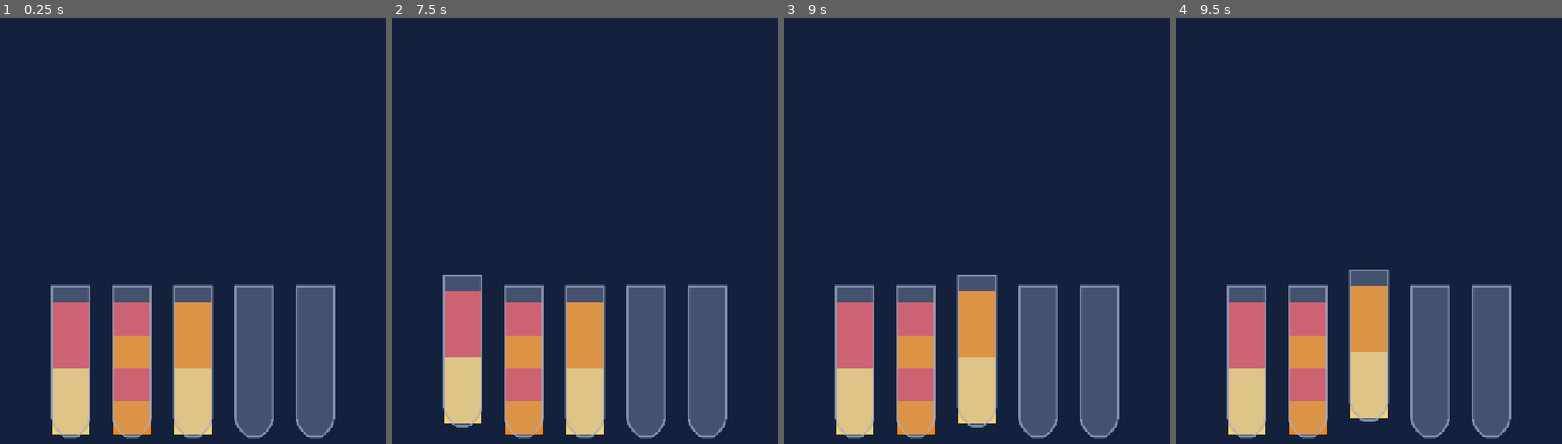
Above: before the commit, frames 1-4 (left to right).
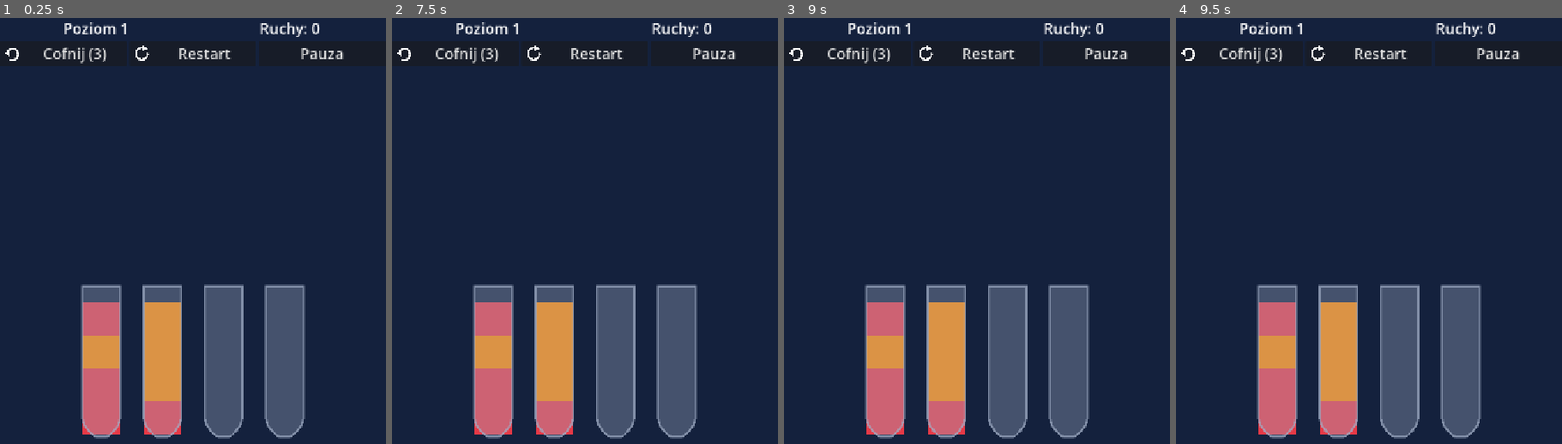
Above: after the commit, the same moments.

Repository: FHubert/first-auto-game
Game: Godot game, scene res://src/levels/level.tscn
The game is run twice, just before and just after one commit, with the same random seed, the same clock (stepped at 60 frames per second) and the same inputs. This scene is started directly instead of the project's main scene.
Inputs (mouse positions are in pixels of both pictures, inside the frame that each line leads up to):
- Up to frame 1 (0.25 s): no input
- Up to frame 2 (7.5 s): click (585, 52) at 0.5 s, where only the run after the commit has a clickable "Restart"; click (712, 52) at 1.25 s, where only the run after the commit has a clickable "Pauza"; click (585, 52) at 2 s, where only the run after the commit has a clickable "Restart"; click (585, 52) at 2.75 s, where only the run after the commit has a clickable "Restart"; click (453, 52) at 3.5 s, where only the run after the commit has a clickable "Cofnij (3)"; click (453, 52) at 4.25 s, where only the run after the commit has a clickable "Cofnij (3)"; click (712, 52) at 5 s, where only the run after the commit has a clickable "Pauza"; click (453, 52) at 5.75 s, where only the run after the commit has a clickable "Cofnij (3)"; click (712, 52) at 6.5 s, where only the run after the commit has a clickable "Pauza"; tap Enter at 7.25 s; move the mouse to (461, 363) at 7.27 s; click (461, 363) at 7.42 s
- Up to frame 3 (9 s): tap Space at 8 s; move the mouse to (915, 363) at 8.02 s; click (915, 363) at 8.17 s; tap Enter at 8.75 s; move the mouse to (977, 363) at 8.77 s; click (977, 363) at 8.92 s
- Up to frame 4 (9.5 s): no input

The runs differ from the first frame. In frame 1, 24% of the frame differs, in the area x 1-90%, y 1-99%; in frame 2, 25%; in frame 3, 25%; in frame 4, 25%.

Commit message:
feat(T-020): HUD, LevelComplete, przepływ poziomów i zapis po wygranej
Co-Authored-By: Claude Fable 5.1 <noreply@anthropic.com>
Claude-Session: https://claude.ai/code/session_01WTHQ8svE91PgoHBu6zvsQW

Diff:
--- a/game/src/levels/level.gd
+++ b/game/src/levels/level.gd
@@ -1,21 +1,84 @@
 class_name Level
 extends Control
-## Scena poziomu: generuje poziom, uruchamia GameRound i podaje go do BoardView.
+## Scena poziomu: generuje poziom, uruchamia GameRound, HUD, wygrana i zapis.
+
+signal level_won(level_no: int, coins: int)
+signal next_requested(level_no: int)
+signal pause_requested
+
+const MODE_CAMPAIGN: String = "campaign"
 
 @export var level: int = 2
 
 var round: GameRound
+var state: GameState
+var clock: Callable = func() -> int: return int(Time.get_unix_time_from_system())
+var mode: String = MODE_CAMPAIGN
+var level_no: int = 1
 
 @onready var board: BoardView = $Board
+@onready var hud: Hud = $Hud
+@onready var level_complete: LevelComplete = $LevelComplete
 
 
 func _ready() -> void:
+	if state == null:
+		state = SaveSystem.load()
+	board.round_won.connect(_on_round_won)
+	board.pour_finished.connect(func(_from: int, _to: int) -> void: hud.refresh())
+	hud.undo_pressed.connect(undo)
+	hud.restart_pressed.connect(restart)
+	hud.pause_pressed.connect(pause)
+	level_complete.next_pressed.connect(on_next_pressed)
 	if round == null:
-		load_level(level)
+		load_level(state.level, state.theme_active)
 
 
-func load_level(level_no: int, theme_id: String = "classic") -> void:
+func load_level(level_in: int, theme_id: String = "classic") -> void:
+	level_no = level_in
 	var seed_value: int = int(GameConfig.get_value("campaign_seed", 1))
 	round = GameRound.new()
 	round.start(ContentGenerator.new().generate(seed_value, level_no))
 	board.setup(round, theme_id)
+	hud.bind(round, level_no)
+
+
+func on_next_pressed() -> void:
+	level_complete.visible = false
+	load_level(state.level, state.theme_active)
+	next_requested.emit(state.level)
+
+
+func undo() -> void:
+	if round.undo():
+		board.refresh()
+	hud.refresh()
+
+
+func restart() -> void:
+	round.restart()
+	state.level_restarts += 1
+	board.refresh()
+	hud.refresh()
+	Analytics.track_progression("Fail", mode, _level_id())
+
+
+func pause() -> void:
+	pause_requested.emit()
+
+
+func _on_round_won() -> void:
+	var result: Dictionary = round.result()
+	var coins: int = Economy.apply_win(state, result)
+	state.level += 1
+	state.levels_completed += 1
+	DailyRewards.register_play(state, DailyRewards.utc_day_from_unix(int(clock.call())))
+	SaveSystem.save(state)
+	Analytics.track_progression("Complete", mode, _level_id(), int(result.get("moves", 0)))
+	hud.refresh()
+	level_complete.show_result(coins, bool(result.get("perfect", false)), level_no)
+	level_won.emit(level_no, coins)
+
+
+func _level_id() -> String:
+	return "level_%04d" % level_no
--- a/game/src/levels/level.tscn
+++ b/game/src/levels/level.tscn
@@ -1,7 +1,9 @@
-[gd_scene load_steps=3 format=3]
+[gd_scene load_steps=5 format=3]
 
 [ext_resource type="Script" path="res://src/levels/level.gd" id="1_level"]
 [ext_resource type="Script" path="res://src/ui/board_view.gd" id="2_board"]
+[ext_resource type="Script" path="res://src/ui/hud.gd" id="3_hud"]
+[ext_resource type="PackedScene" path="res://src/ui/level_complete.tscn" id="4_lc"]
 
 [node name="Level" type="Control"]
 layout_mode = 3
@@ -20,3 +22,14 @@
 grow_horizontal = 2
 grow_vertical = 2
 script = ExtResource("2_board")
+
+[node name="Hud" type="Control" parent="."]
+layout_mode = 1
+anchors_preset = 10
+anchor_right = 1.0
+offset_bottom = 150.0
+grow_horizontal = 2
+script = ExtResource("3_hud")
+
+[node name="LevelComplete" parent="." instance=ExtResource("4_lc")]
+layout_mode = 1
--- /dev/null
+++ b/game/src/ui/hud.gd
@@ -0,0 +1,91 @@
+class_name Hud
+extends Control
+## Pasek gorny poziomu: numer poziomu, ruchy, cofnij (z licznikiem), restart, pauza.
+
+signal undo_pressed
+signal restart_pressed
+signal pause_pressed
+
+# Teksty literalami do czasu lokalizacji (T-023: podmiana na tr()).
+const TEXT_LEVEL: String = "Poziom %d"
+const TEXT_MOVES: String = "Ruchy: %d"
+const TEXT_UNDO: String = "Cofnij (%d)"
+const TEXT_RESTART: String = "Restart"
+const TEXT_PAUSE: String = "Pauza"
+const ICON_UNDO: String = "res://assets/sprites/ui/icon_undo.svg"
+const ICON_RESTART: String = "res://assets/sprites/ui/icon_restart.svg"
+const BAR_HEIGHT: float = 150.0
+const FONT_SIZE: int = 28
+
+var level_label: Label
+var moves_label: Label
+var undo_button: Button
+var restart_button: Button
+var pause_button: Button
+
+var _round: GameRound
+var _level_no: int = 1
+
+
+func _ready() -> void:
+	mouse_filter = Control.MOUSE_FILTER_IGNORE
+	set_anchors_preset(Control.PRESET_TOP_WIDE)
+	offset_bottom = BAR_HEIGHT
+	var rows := VBoxContainer.new()
+	rows.set_anchors_preset(Control.PRESET_FULL_RECT)
+	rows.mouse_filter = Control.MOUSE_FILTER_IGNORE
+	add_child(rows)
+	var info := HBoxContainer.new()
+	info.mouse_filter = Control.MOUSE_FILTER_IGNORE
+	rows.add_child(info)
+	level_label = _make_label(info)
+	moves_label = _make_label(info)
+	var buttons := HBoxContainer.new()
+	buttons.mouse_filter = Control.MOUSE_FILTER_IGNORE
+	rows.add_child(buttons)
+	undo_button = _make_button(buttons, "", undo_pressed)
+	undo_button.icon = load(ICON_UNDO)
+	restart_button = _make_button(buttons, TEXT_RESTART, restart_pressed)
+	restart_button.icon = load(ICON_RESTART)
+	pause_button = _make_button(buttons, TEXT_PAUSE, pause_pressed)
+	refresh()
+
+
+func bind(round_in: GameRound, level_no: int) -> void:
+	_round = round_in
+	_level_no = level_no
+	refresh()
+
+
+func refresh() -> void:
+	if level_label == null:
+		return
+	level_label.text = TEXT_LEVEL % _level_no
+	var moves: int = 0
+	var charges: int = 0
+	if _round != null:
+		moves = _round.moves()
+		charges = _round.undo_charges()
+	moves_label.text = TEXT_MOVES % moves
+	undo_button.text = TEXT_UNDO % charges
+	undo_button.disabled = charges <= 0
+
+
+func _make_label(parent: Control) -> Label:
+	var l := Label.new()
+	l.size_flags_horizontal = Control.SIZE_EXPAND_FILL
+	l.horizontal_alignment = HORIZONTAL_ALIGNMENT_CENTER
+	l.add_theme_font_size_override("font_size", FONT_SIZE)
+	parent.add_child(l)
+	return l
+
+
+func _make_button(parent: Control, text_in: String, sig: Signal) -> Button:
+	var b := Button.new()
+	b.text = text_in
+	b.size_flags_horizontal = Control.SIZE_EXPAND_FILL
+	b.expand_icon = true
+	b.add_theme_font_size_override("font_size", FONT_SIZE)
+	b.pressed.connect(func() -> void: sig.emit())
+	parent.add_child(b)
+	return b
--- /dev/null
+++ b/game/src/ui/level_complete.gd
@@ -0,0 +1,33 @@
+class_name LevelComplete
+extends Control
+## Overlay po wygranej: monety, "Idealnie!" i przycisk "Dalej".
+
+signal next_pressed
+
+# Teksty literalami do czasu lokalizacji (T-023: podmiana na tr()).
+const TEXT_TITLE: String = "Poziom %d ukonczony!"
+const TEXT_COINS: String = "+%d monet"
+const TEXT_PERFECT: String = "Idealnie!"
+const TEXT_NEXT: String = "Dalej"
+const SAMPLE_COINS: int = 15
+const SAMPLE_LEVEL: int = 2
+
+@onready var title_label: Label = $Panel/Box/TitleLabel
+@onready var coins_label: Label = $Panel/Box/CoinsLabel
+@onready var perfect_label: Label = $Panel/Box/PerfectLabel
+@onready var next_button: Button = $Panel/Box/NextButton
+
+
+func _ready() -> void:
+	next_button.text = TEXT_NEXT
+	next_button.pressed.connect(func() -> void: next_pressed.emit())
+	if get_parent() == get_tree().root:
+		show_result(SAMPLE_COINS, true, SAMPLE_LEVEL)
+
+
+func show_result(coins: int, perfect: bool, level_no: int) -> void:
+	title_label.text = TEXT_TITLE % level_no
+	coins_label.text = TEXT_COINS % coins
+	perfect_label.text = TEXT_PERFECT
+	perfect_label.visible = perfect
+	visible = true
--- /dev/null
+++ b/game/src/ui/level_complete.tscn
@@ -0,0 +1,60 @@
+[gd_scene load_steps=2 format=3]
+
+[ext_resource type="Script" path="res://src/ui/level_complete.gd" id="1_lc"]
+
+[node name="LevelComplete" type="Control"]
+visible = false
+layout_mode = 3
+anchors_preset = 15
+anchor_right = 1.0
+anchor_bottom = 1.0
+grow_horizontal = 2
+grow_vertical = 2
+script = ExtResource("1_lc")
+
+[node name="Dim" type="ColorRect" parent="."]
+layout_mode = 1
+anchors_preset = 15
+anchor_right = 1.0
+anchor_bottom = 1.0
+grow_horizontal = 2
+grow_vertical = 2
+color = Color(0, 0, 0, 0.6)
+
+[node name="Panel" type="PanelContainer" parent="."]
+layout_mode = 1
+anchors_preset = 8
+anchor_left = 0.5
+anchor_top = 0.5
+anchor_right = 0.5
+anchor_bottom = 0.5
+offset_left = -280.0
+offset_top = -200.0
+offset_right = 280.0
+offset_bottom = 200.0
+grow_horizontal = 2
+grow_vertical = 2
+
+[node name="Box" type="VBoxContainer" parent="Panel"]
+layout_mode = 2
+theme_override_constants/separation = 24
+
+[node name="TitleLabel" type="Label" parent="Panel/Box"]
+layout_mode = 2
+theme_override_font_sizes/font_size = 36
+horizontal_alignment = 1
+
+[node name="CoinsLabel" type="Label" parent="Panel/Box"]
+layout_mode = 2
+theme_override_font_sizes/font_size = 32
+horizontal_alignment = 1
+
+[node name="PerfectLabel" type="Label" parent="Panel/Box"]
+layout_mode = 2
+theme_override_font_sizes/font_size = 32
+horizontal_alignment = 1
+
+[node name="NextButton" type="Button" parent="Panel/Box"]
+custom_minimum_size = Vector2(0, 90)
+layout_mode = 2
+theme_override_font_sizes/font_size = 32
--- /dev/null
+++ b/game/test/unit/test_level_flow.gd
@@ -0,0 +1,103 @@
+extends GdUnitTestSuite
+
+const SAVE_PATH: String = "user://test_level_flow.json"
+const FAKE_UNIX: int = 20750 * 86400 + 100
+
+var _level: Level
+var _old_path: String
+var _coins_before: int
+
+
+func before_test() -> void:
+	GameConfig.reset()
+	_old_path = SaveSystem.save_path
+	SaveSystem.save_path = SAVE_PATH
+	_cleanup()
+	_level = load("res://src/levels/level.tscn").instantiate()
+	_level.state = GameState.new()
+	_level.clock = func() -> int: return FAKE_UNIX
+	_coins_before = _level.state.coins
+	add_child(_level)
+
+
+func after_test() -> void:
+	if is_instance_valid(_level):
+		_level.free()
+	_cleanup()
+	SaveSystem.save_path = _old_path
+	GameConfig.reset()
+
+
+func _cleanup() -> void:
+	for p in [SAVE_PATH, SAVE_PATH + ".tmp"]:
+		if FileAccess.file_exists(p):
+			DirAccess.remove_absolute(ProjectSettings.globalize_path(p))
+
+
+func _solution() -> Array:
+	var seed_value: int = int(GameConfig.get_value("campaign_seed", 1))
+	return ContentGenerator.new().generate(seed_value, 1)["payload"]["solution"]
+
+
+func _win() -> void:
+	var sol: Array = _solution()
+	for i in sol.size() - 1:
+		_level.round.try_move(sol[i].x, sol[i].y)
+	var last: Vector2i = sol[sol.size() - 1]
+	_level.board.tap(last.x)
+	_level.board.tap(last.y)
+
+
+func test_hud_shows_level_and_moves() -> void:
+	assert_str(_level.hud.level_label.text).contains("1")
+	var m: Vector2i = _level.round.board().legal_moves()[0]
+	_level.board.tap(m.x)
+	_level.board.tap(m.y)
+	assert_str(_level.hud.moves_label.text).contains("1")
+
+
+func test_win_advances_level_and_pays_coins() -> void:
+	_win()
+	var st: GameState = _level.state
+	var reward: int = int(GameConfig.get_value("win_reward_coins"))
+	reward += int(GameConfig.get_value("par_bonus_coins"))
+	assert_int(st.level).is_equal(2)
+	assert_int(st.coins).is_equal(_coins_before + reward)
+	assert_bool(_level.level_complete.visible).is_true()
+	assert_int(st.levels_completed).is_equal(1)
+	assert_int(st.streak_days).is_equal(1)
+
+
+func test_win_is_saved() -> void:
+	_win()
+	var loaded: GameState = SaveSystem.load()
+	assert_int(loaded.level).is_equal(2)
+	assert_int(loaded.coins).is_equal(_level.state.coins)
+
+
+func test_next_loads_following_level() -> void:
+	_win()
+	_level.on_next_pressed()
+	assert_bool(_level.level_complete.visible).is_false()
+	assert_str(_level.hud.level_label.text).contains("2")
+	assert_int(_level.round.moves()).is_equal(0)
+	var views: int = 0
+	for c in _level.board.get_children():
+		if c is TubeView and not c.is_queued_for_deletion():
+			views += 1
+	assert_int(views).is_equal(_level.round.board().tube_count())
+
+
+func test_undo_and_restart() -> void:
+	var charges: int = _level.round.undo_charges()
+	var m: Vector2i = _level.round.board().legal_moves()[0]
+	_level.board.tap(m.x)
+	_level.board.tap(m.y)
+	_level.undo()
+	assert_int(_level.round.moves()).is_equal(0)
+	assert_str(_level.hud.undo_button.text).contains(str(charges - 1))
+	_level.board.tap(m.x)
+	_level.board.tap(m.y)
+	_level.restart()
+	assert_int(_level.round.moves()).is_equal(0)
+	assert_int(_level.state.level_restarts).is_equal(1)
Not shown, added: game/src/ui/hud.gd.uid
Not shown, added: game/src/ui/level_complete.gd.uid
Not shown, added: game/test/unit/test_level_flow.gd.uid
Not shown, changed: tools/screens.txt
